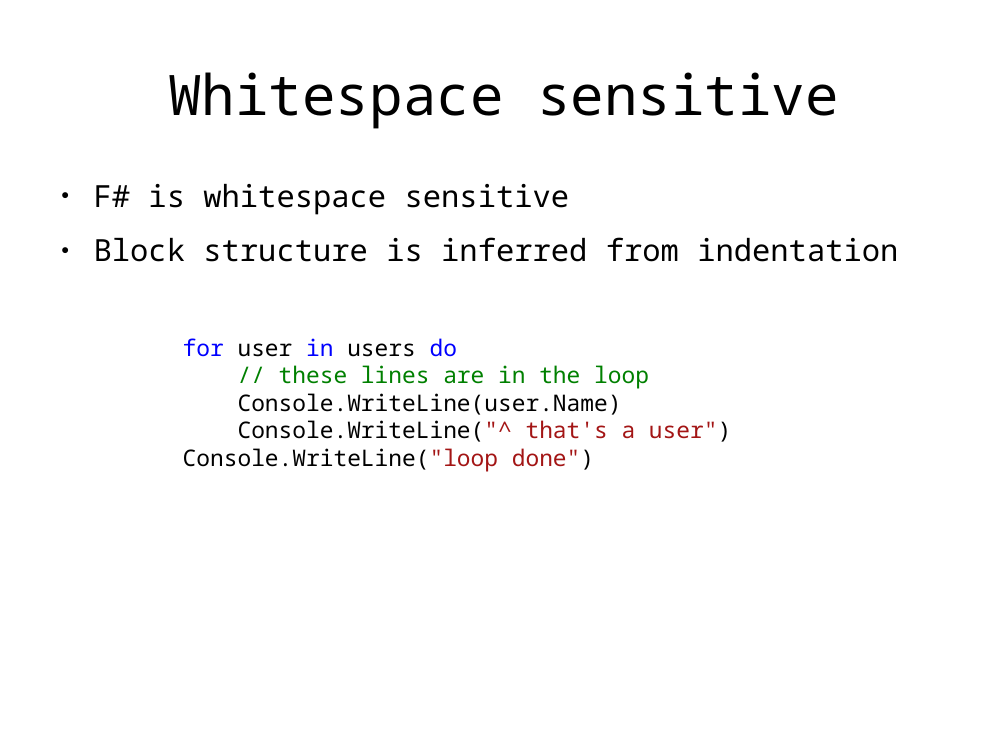
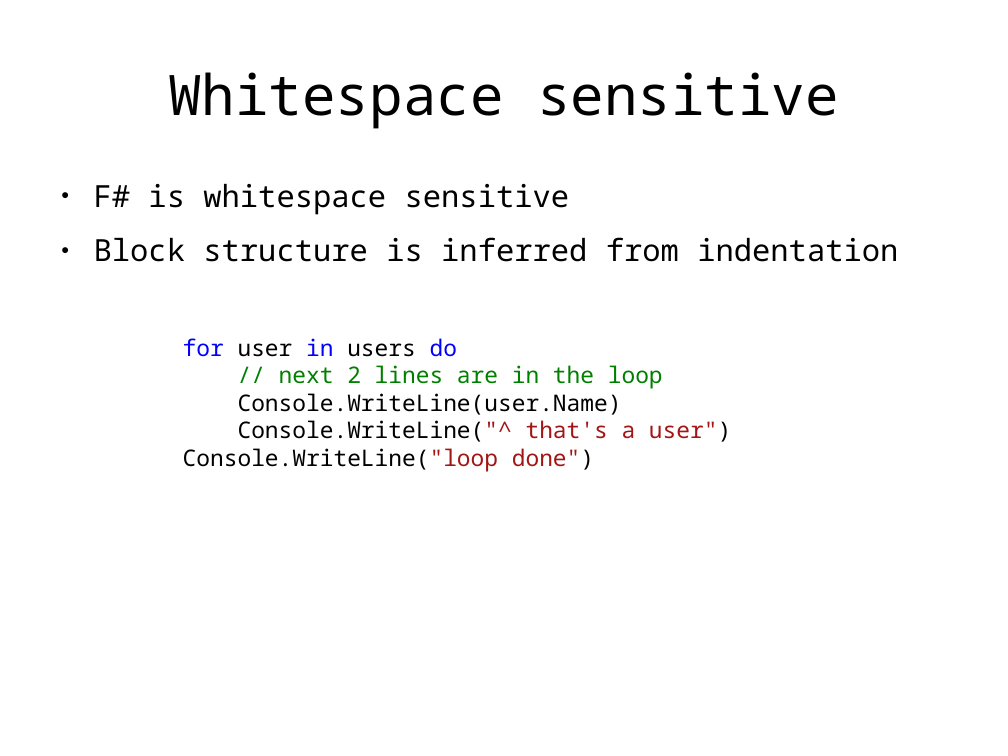
Before and after one commit to rspeele/FSharpTalk, a slide deck: slide 4 of fstalk.odp. Drawn at 1008x756 pixels with LibreOffice and Linux fonts; fonts in the diff are those of the drawing. Boxes give left, top, right and bottom in pixels: in the first picture for what was removed or moved away, otherwise in the second. Text is boxed around its words. In the diff, an @@ line names an element or a change of style, - is before the commit and + after.

```diff
--- a/fstalk.odp
+++ b/fstalk.odp
@@ text at box(279, 365, 663, 389): text changed @@
-// these lines are in the loop
+// next 2 lines are in the loop
```
Also in this commit, not shown: 7 slides added, 2 slides removed, 12 other files.
